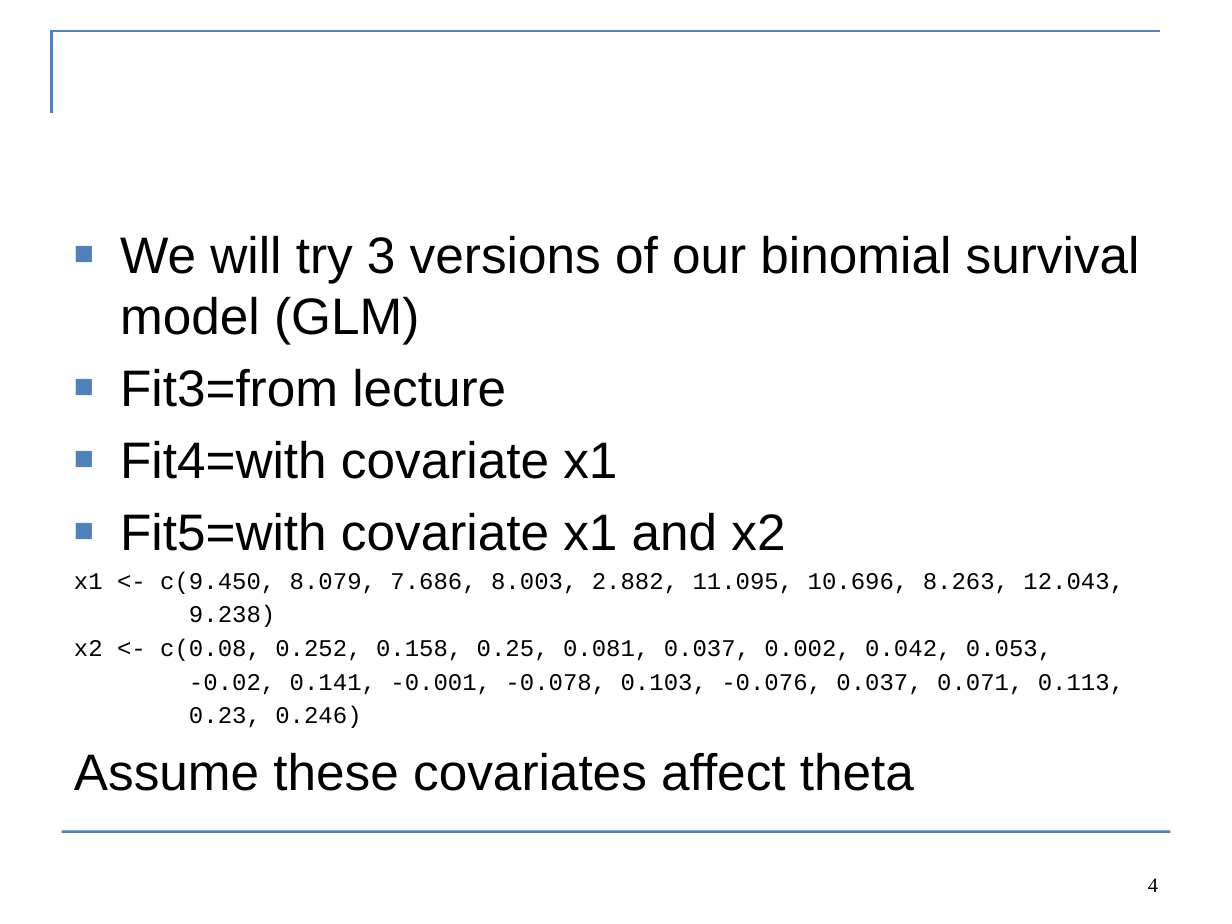
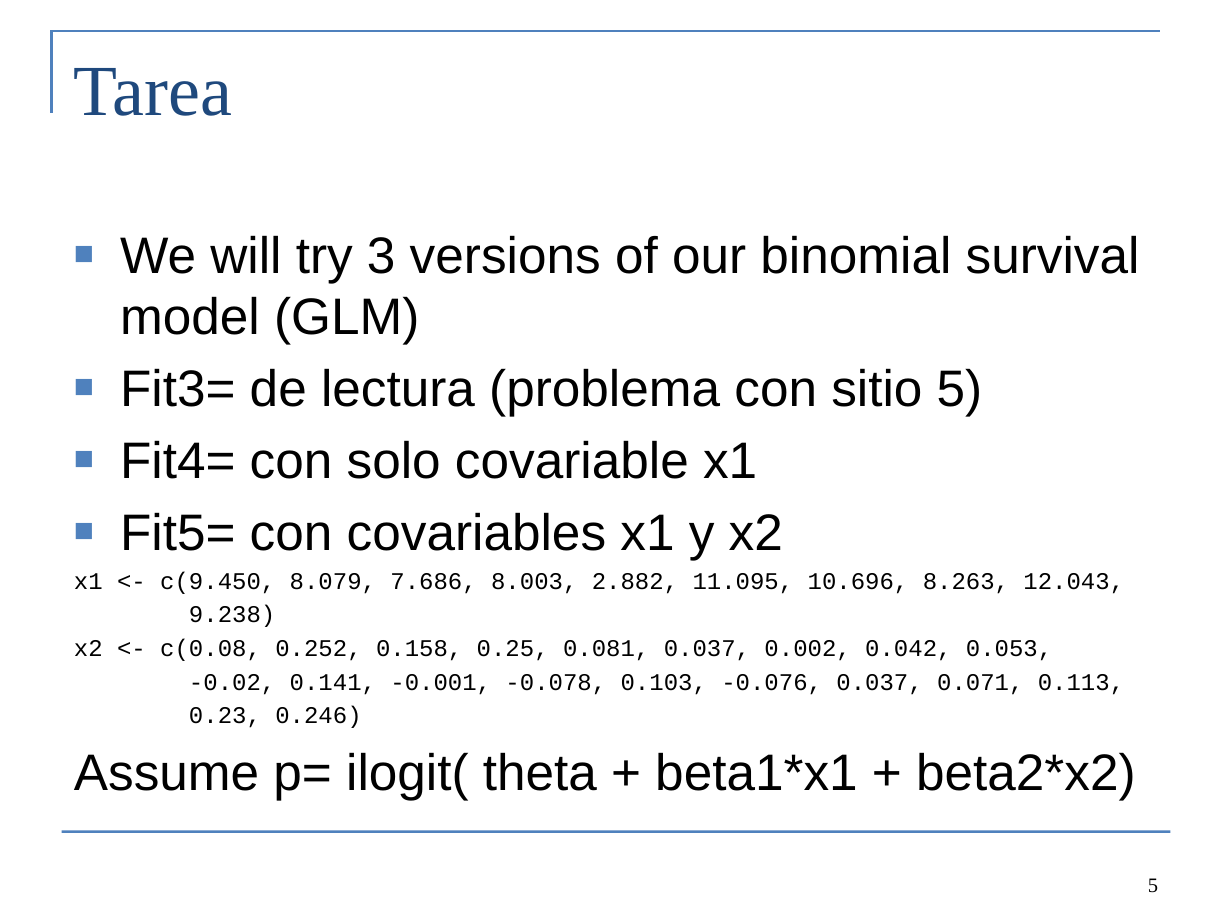
Before and after one commit to colemonnahan/bayes_workshop, a slide deck: slide 5 of dia3/lab3_selection.pptx (slide 4 before the commit). Drawn at 1232x924 pixels with LibreOffice and Linux fonts; fonts in the diff are those of the drawing. Boxes give left, top, right and bottom in pixels: in the first picture for what was removed or moved away, otherwise in the second. Text is boxed around its words. In the diff, an @@ line names an element or a change of style, - is before the commit and + after.

```diff
--- a/dia3/lab3_selection.pptx
+++ b/dia3/lab3_selection.pptx
@@ title added at (74,68,232,116), 42 pt, text #1F497D @@
+Tarea
@@ text at (120,368,983,560): text changed @@
-■ Fit3=from lecture
-■ Fit4=with covariate x1
-■ Fit5=with covariate x1 and x2
+■ Fit3= de lectura (problema con sitio 5)
+■ Fit4= con solo covariable x1
+■ Fit5= con covariables x1 y x2
@@ text at (74,752,1136,800): text changed @@
-Assume these covariates affect theta
+Assume p= ilogit( theta + beta1*x1 + beta2*x2)
@@ page number at (1148,878,1158,893): text changed @@
-4
+5
```
Also in this commit, not shown: 3 other slides changed, 2 slides added, 2 slides removed, 12 other files.
